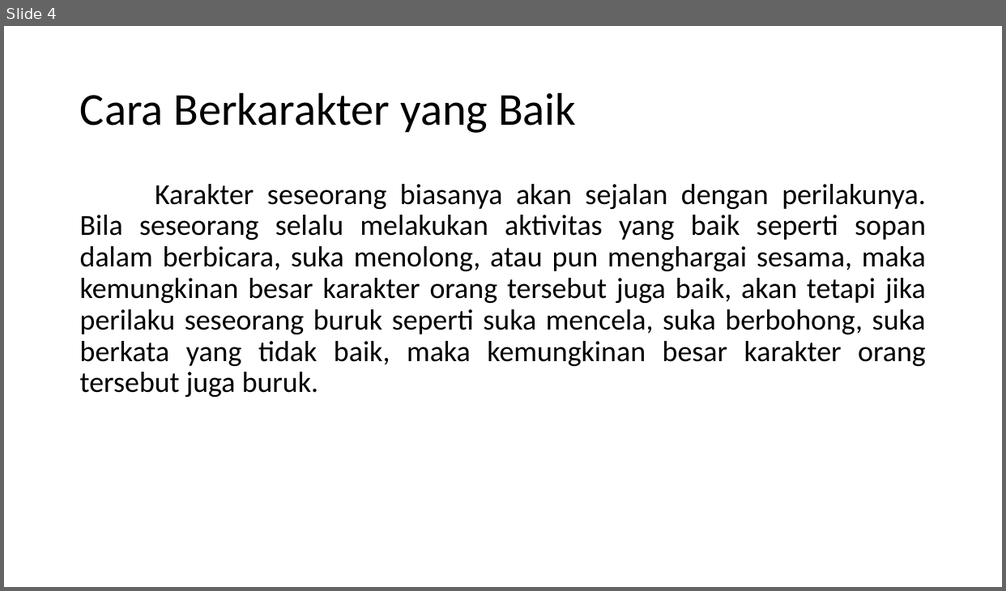
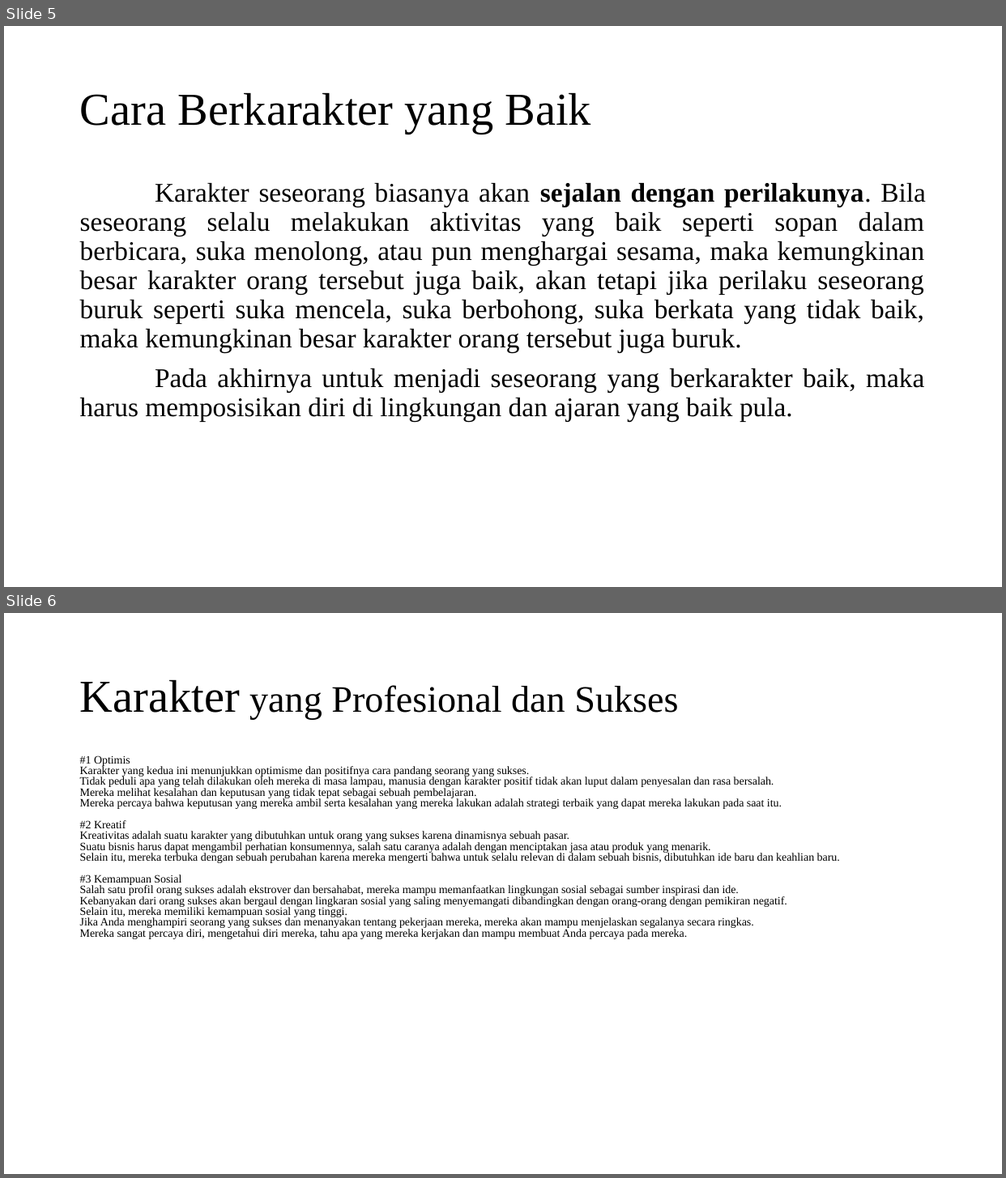
Before and after one commit to faizalakhsan/Tugas-CB-Fisika, a slide deck: Kelompok 5 Character Building.ppt. Shown one above the other, each under a label of ours: slide 4 before the commit, slides 5 and 6 after it. The pictures are 1006x591 and 1006x1178 pixels, drawn with LibreOffice and Linux fonts; fonts in the diff are those of the drawing. Boxes give left, top, right and bottom in pixels: in the first picture for what was removed or moved away, otherwise in the second. Text is boxed around its words. In the diff, an @@ line names an element or a change of style, - is before the commit and + after.

```diff
--- a/Kelompok 5 Character Building.ppt
+++ b/Kelompok 5 Character Building.ppt
@@ slide 6 added at [4, 613, 1002, 1174], background #FFFFFF @@
@@ title added at [80, 679, 678, 719], 36 pt, text #000000 @@
+Karakter yang Profesional dan Sukses
@@ text added at [80, 756, 840, 939], 10.8 pt, text #000000 @@
+#1 Optimis
+Karakter yang kedua ini menunjukkan optimisme dan positifnya cara pandang seorang yang sukses.
+Tidak peduli apa yang telah dilakukan oleh mereka di masa lampau, manusia dengan karakter positif tidak akan luput dalam penyesalan dan rasa bersalah.
+Mereka melihat kesalahan dan keputusan yang tidak tepat sebagai sebuah pembelajaran.
+Mereka percaya bahwa keputusan yang mereka ambil serta kesalahan yang mereka lakukan adalah strategi terbaik yang dapat mereka lakukan pada saat itu.
+#2 Kreatif
+Kreativitas adalah suatu karakter yang dibutuhkan untuk orang yang sukses karena dinamisnya sebuah pasar.
+Suatu bisnis harus dapat mengambil perhatian konsumennya, salah satu caranya adalah dengan menciptakan jasa atau produk yang menarik.
+Selain itu, mereka terbuka dengan sebuah perubahan karena mereka mengerti bahwa untuk selalu relevan di dalam sebuah bisnis, dibutuhkan ide baru dan keahlian baru.
+#3 Kemampuan Sosial
+Salah satu profil orang sukses adalah ekstrover dan bersahabat, mereka mampu memanfaatkan lingkungan sosial sebagai sumber inspirasi dan ide.
+Kebanyakan dari orang sukses akan bergaul dengan lingkaran sosial yang saling menyemangati dibandingkan dengan orang-orang dengan pemikiran negatif.
+Selain itu, mereka memiliki kemampuan sosial yang tinggi.
+Jika Anda menghampiri seorang yang sukses dan menanyakan tentang pekerjaan mereka, mereka akan mampu menjelaskan segalanya secara ringkas.
+Mereka sangat percaya diri, mengetahui diri mereka, tahu apa yang mereka kerjakan dan mampu membuat Anda percaya pada mereka.
@@ what was slide 4 is now slide 5 @@
@@ slide 5 changed as well @@
@@ title "Cara Berkarakter yang Baik" at [80, 92, 591, 134]: font Calibri to Times New Roman @@
@@ text at [80, 183, 926, 353]: size 28 to 26 pt, font Calibri to Times New Roman in "Karakter seseorang biasanya akan sejalan dengan perilakunya. ..."; bold on in "sejalan dengan perilakunya." @@
@@ text at [80, 369, 924, 422]: paragraph added @@
+Pada akhirnya untuk menjadi seseorang yang berkarakter baik, maka harus memposisikan diri di lingkungan dan ajaran yang baik pula.
```
Also in this commit, not shown: 1 other slide changed, 4 other slides added, 3 slides removed.
